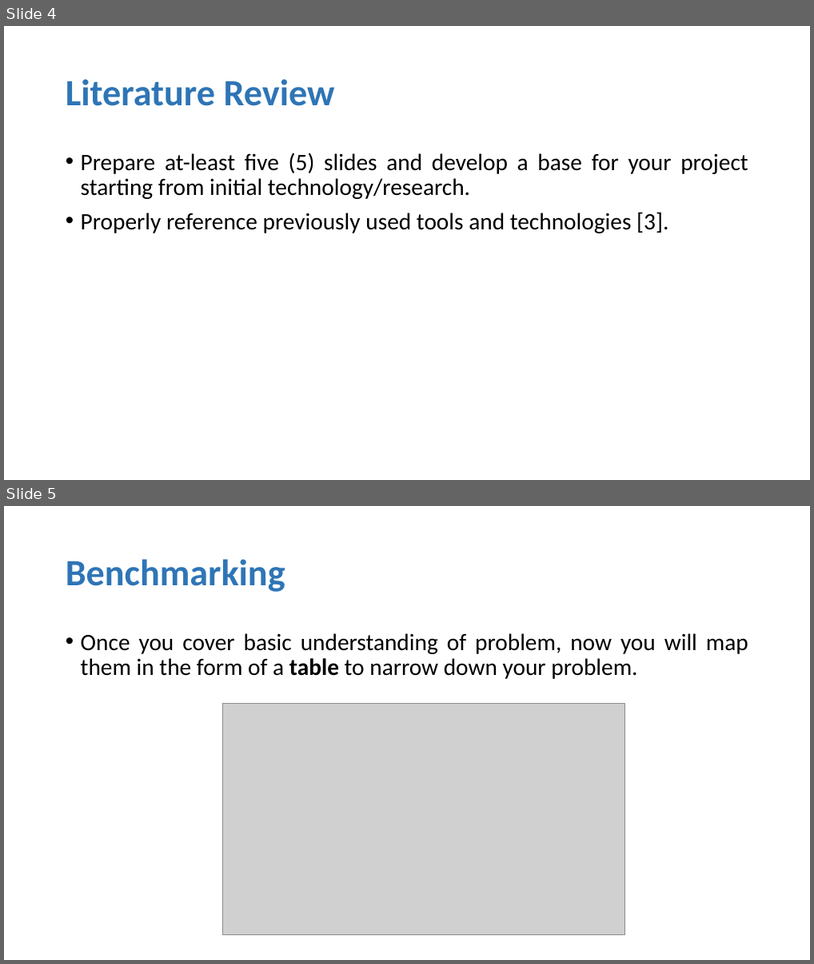
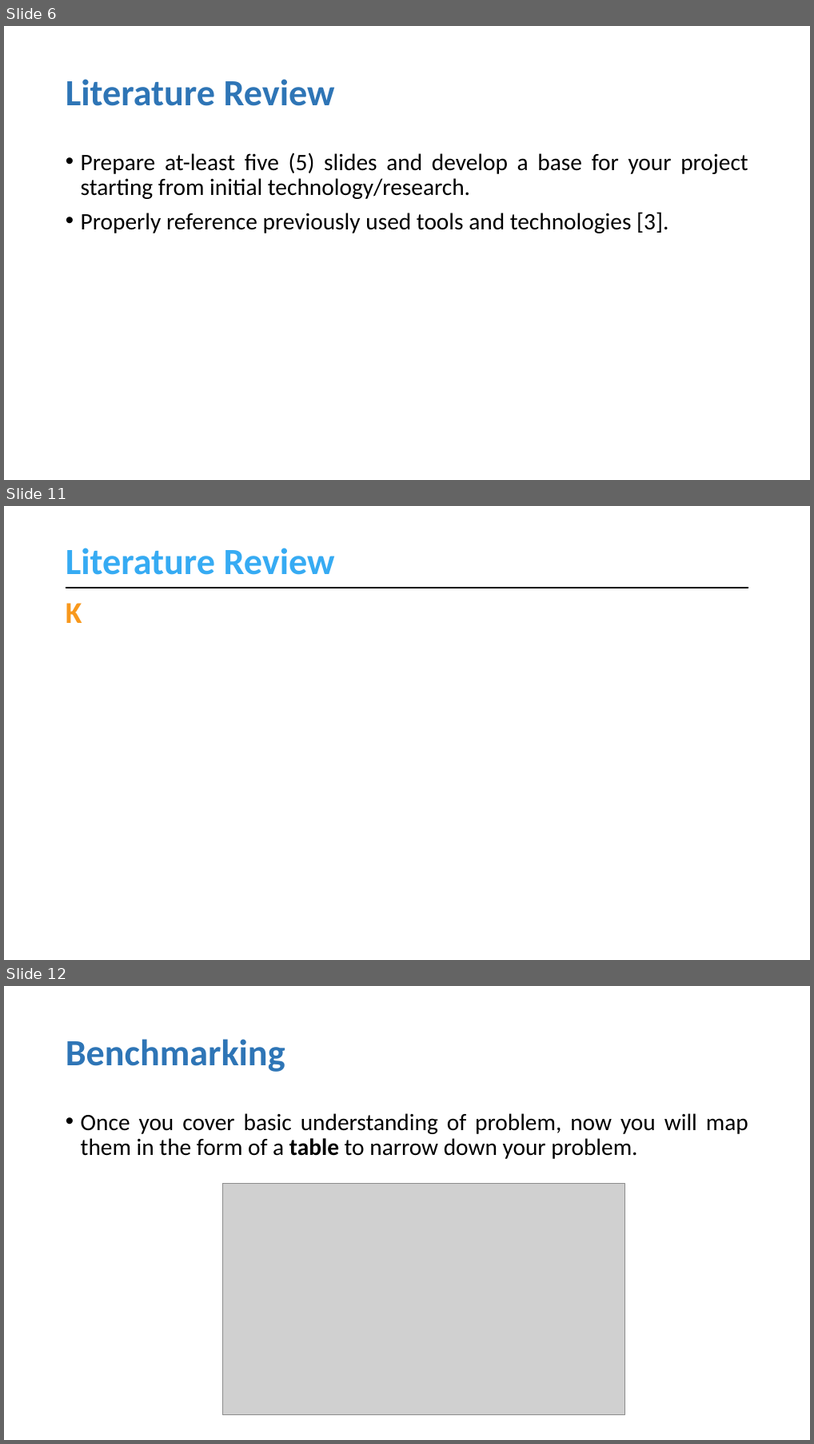
Before and after one commit to muhammadahsanmirza/fyp-constituency-connect, a slide deck: 4- Idea Evaluation/Idea Evaluation Slides (Filled).pptx. Shown one above the other, each under a label of ours: slides 4 and 5 before the commit, slides 6, 11 and 12 after it; the slides between them are not shown. The pictures are 814x964 and 814x1444 pixels, drawn with LibreOffice and Linux fonts; fonts in the diff are those of the drawing; grey boxes stand for pictures. Boxes give left, top, right and bottom in pixels: in the first picture for what was removed or moved away, otherwise in the second. Text is boxed around its words. In the diff, an @@ line names an element or a change of style, - is before the commit and + after.

```diff
--- a/4- Idea Evaluation/Idea Evaluation Slides (Filled).pptx
+++ b/4- Idea Evaluation/Idea Evaluation Slides (Filled).pptx
@@ slide 11 added at <box>4,506,810,960</box>, background #FFFFFF @@
@@ title added at <box>66,548,335,575</box>, 44 pt, text #36ABF3, bold @@
+Literature Review
@@ line added from (66, 588) to (750, 588), #000000 2.25 pt @@
@@ text added at <box>66,603,82,623</box>, 36 pt, text #F8981C, bold @@
+K
@@ what was slide 4 is now slide 6 @@
@@ what was slide 5 is now slide 12 @@
```
Also in this commit, not shown: 2 slides changed, 6 other slides added.
